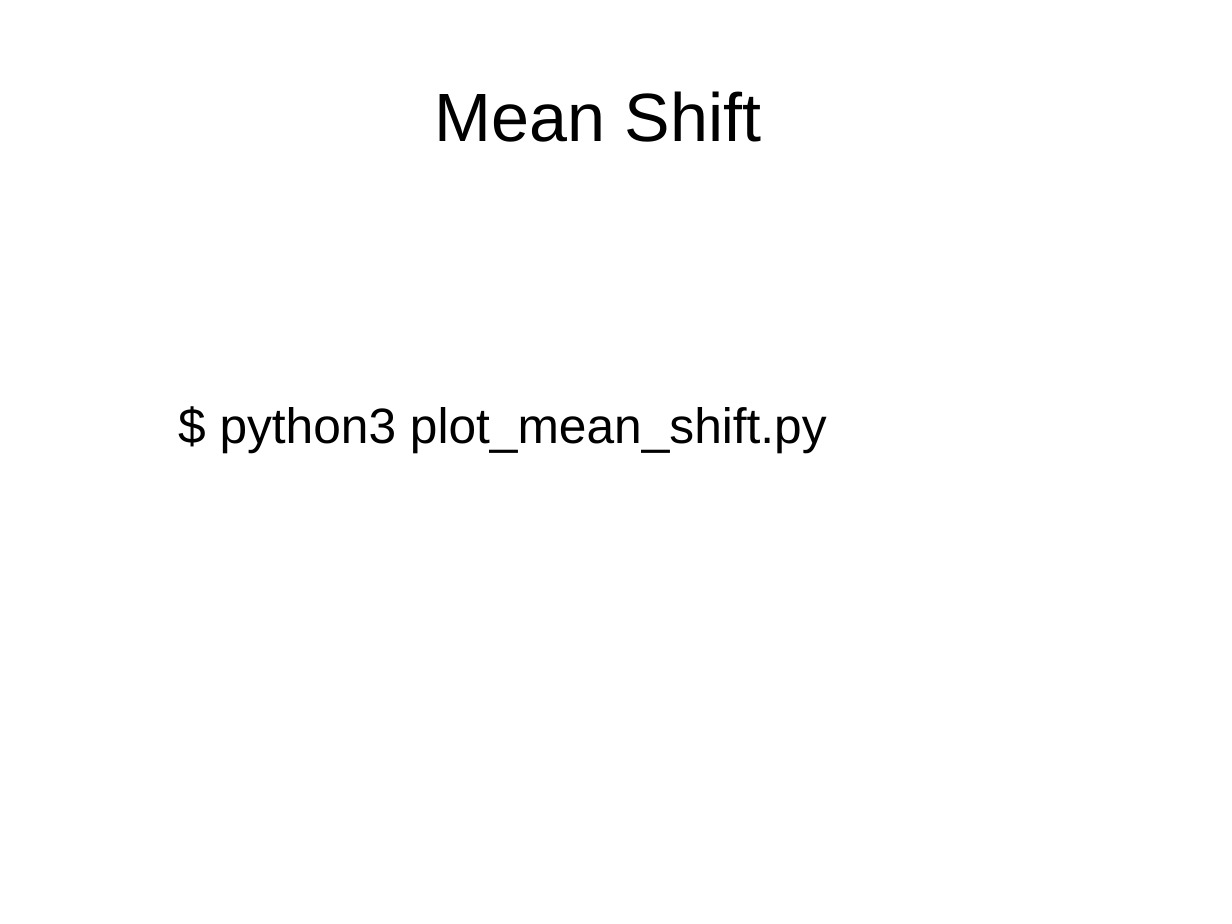
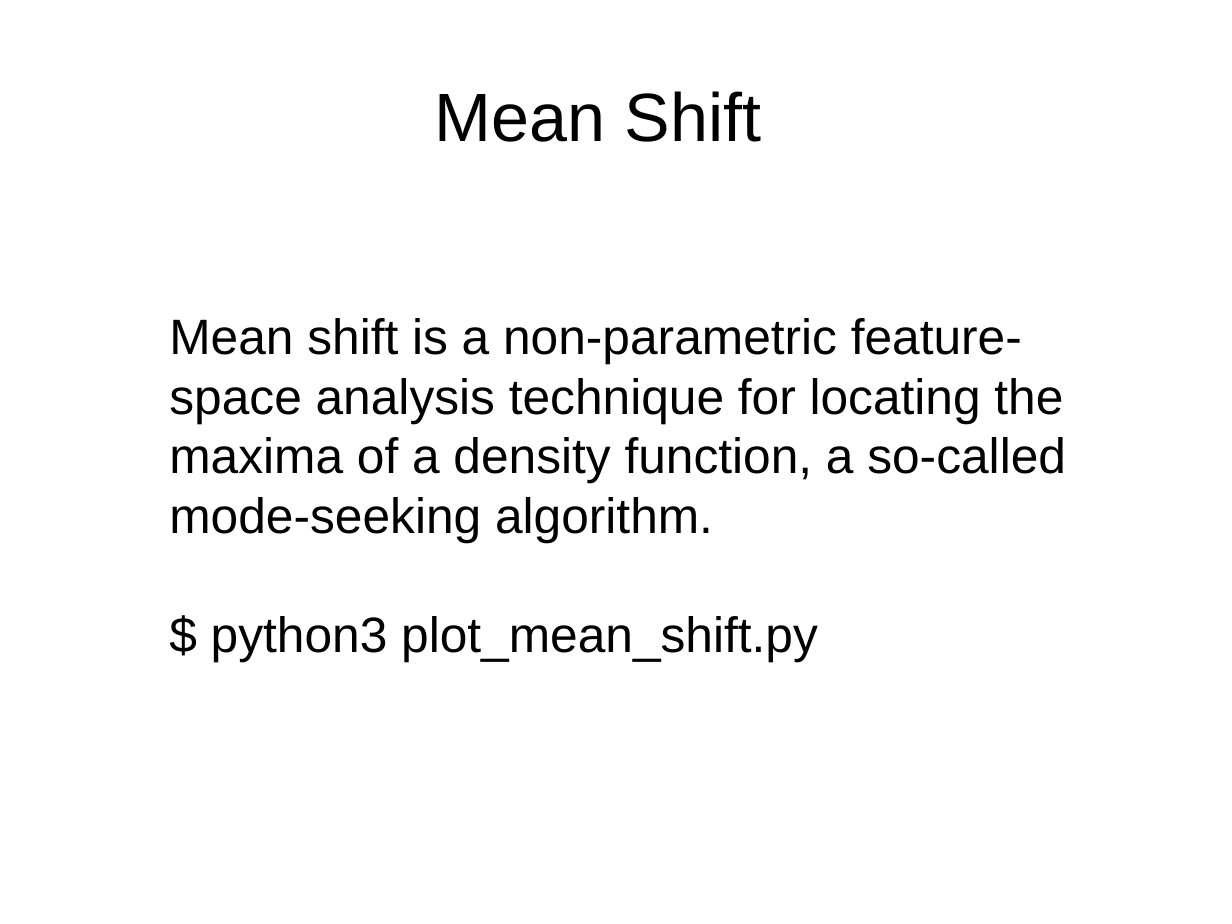
Before and after one commit to davidam/python-examples, a slide deck: slide 23 of presentations/scikit.odp. Drawn at 1232x924 pixels with LibreOffice and Linux fonts; fonts in the diff are those of the drawing. Boxes give left, top, right and bottom in pixels: in the first picture for what was removed or moved away, otherwise in the second. Text is boxed around its words. In the diff, an @@ line names an element or a change of style, - is before the commit and + after.

```diff
--- a/presentations/scikit.odp
+++ b/presentations/scikit.odp
@@ text "Mean shift is a non-parametric ...": place and size @@
-text "Mean shift is a non-parametric ..." at [220,407,827,452]
+text "Mean shift is a non-parametric ..." at [169,318,1066,662]
@@ text at [169,318,1066,542]: paragraph added @@
+Mean shift is a non-parametric feature-space analysis technique for locating the maxima of a density function, a so-called mode-seeking algorithm.
```
Also in this commit, not shown: 3 other slides changed, 1 slide added, 1 slide removed.
